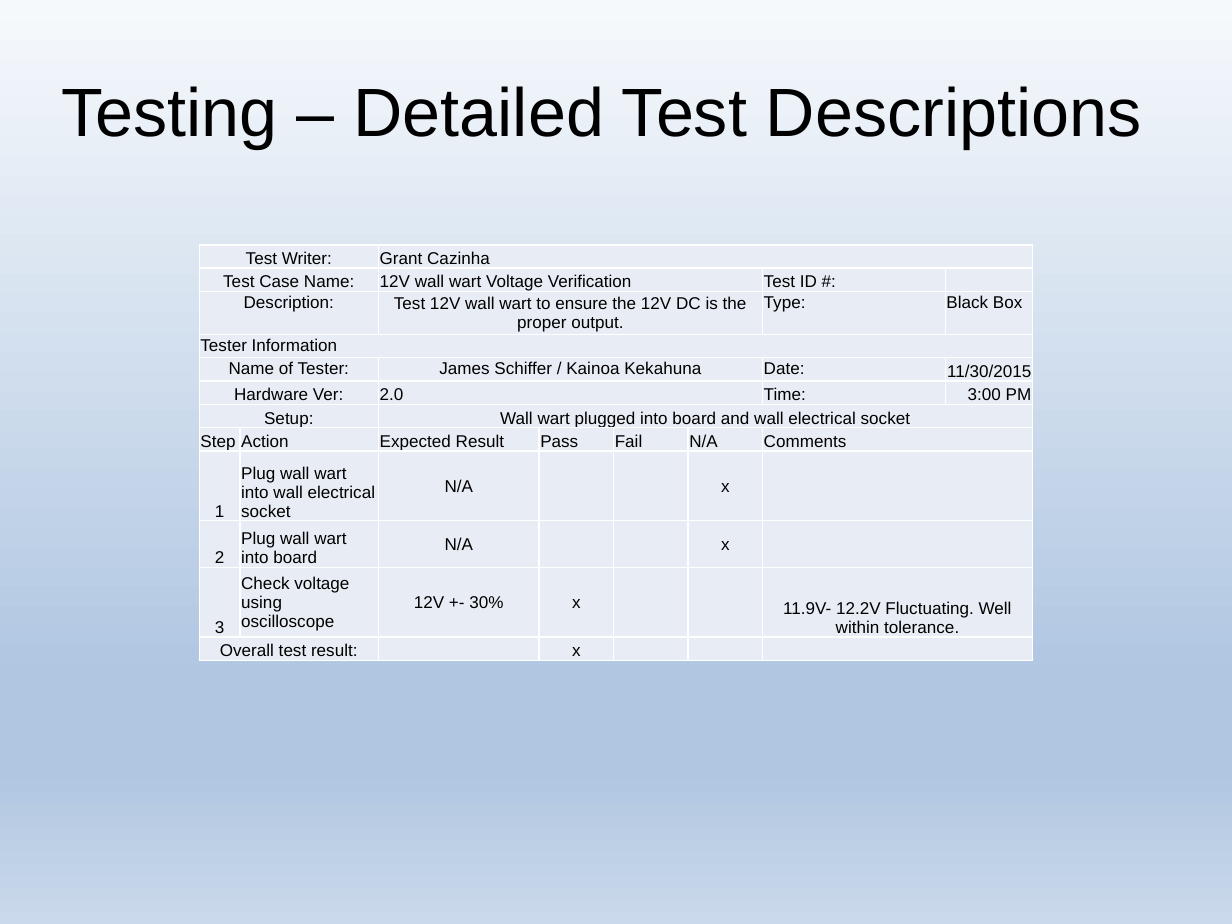
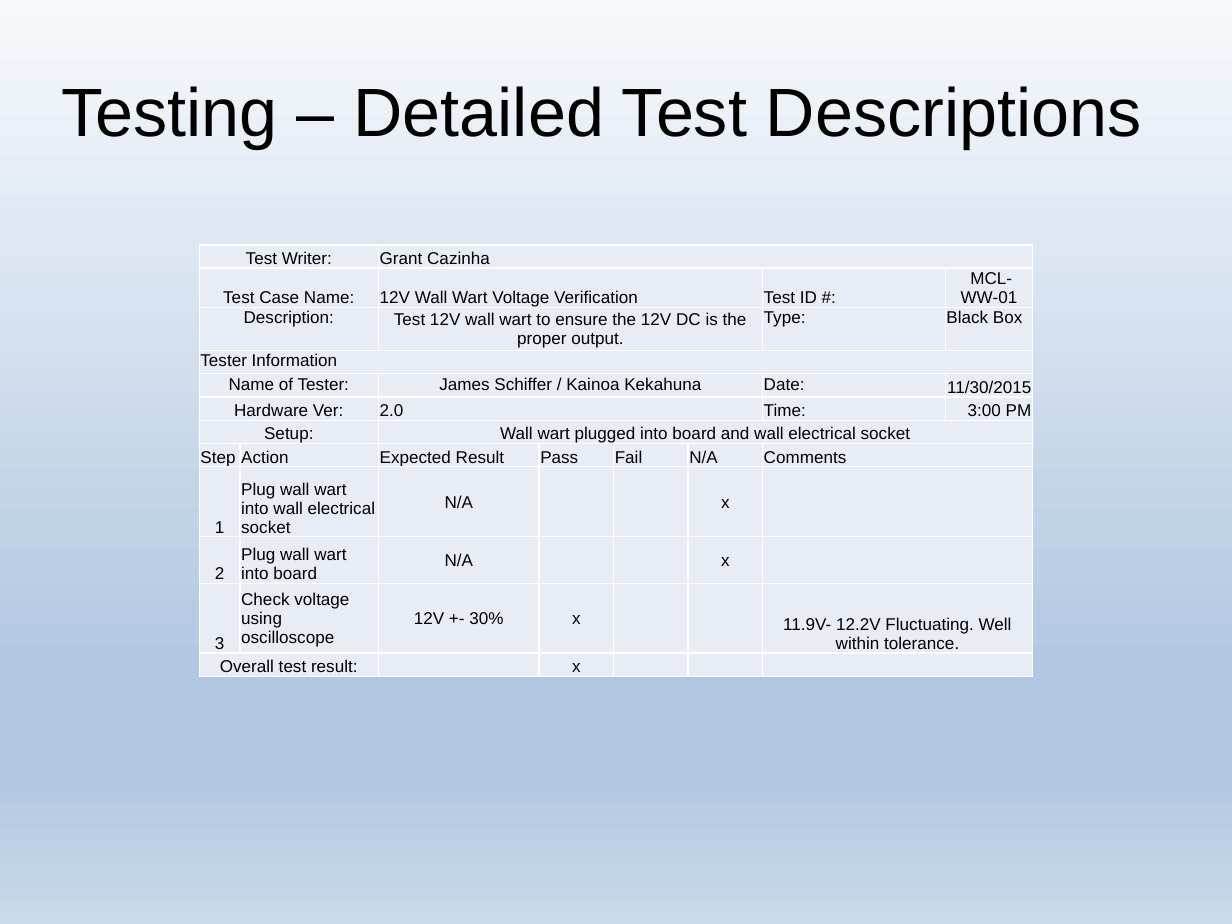
Before and after one commit to j1mb0/ECE411, a slide deck: slide 22 of T03_Final_Presentation.pptx (slide 19 before the commit). Drawn at 1232x924 pixels with LibreOffice and Linux fonts; fonts in the diff are those of the drawing. Boxes give left, top, right and bottom in pixels: in the first picture for what was removed or moved away, otherwise in the second. Text is boxed around its words. In the diff, an @@ line names an element or a change of style, - is before the commit and + after.

Commit message:
Adding Final Files
Adding BOM and Final Iterations of the Presentation and Test Plan.

```diff
--- a/T03_Final_Presentation.pptx
+++ b/T03_Final_Presentation.pptx
@@ table at (x1=199, y1=245, x2=1034, y2=699) @@
-row 2, column 3: 12V wall wart Voltage Verification
+row 2, column 3: 12V Wall Wart Voltage Verification
-row 2, column 8: 
+row 2, column 8: MCL-WW-01
```
Also in this commit, not shown: 6 other slides changed, 4 slides added, 2 other files.
